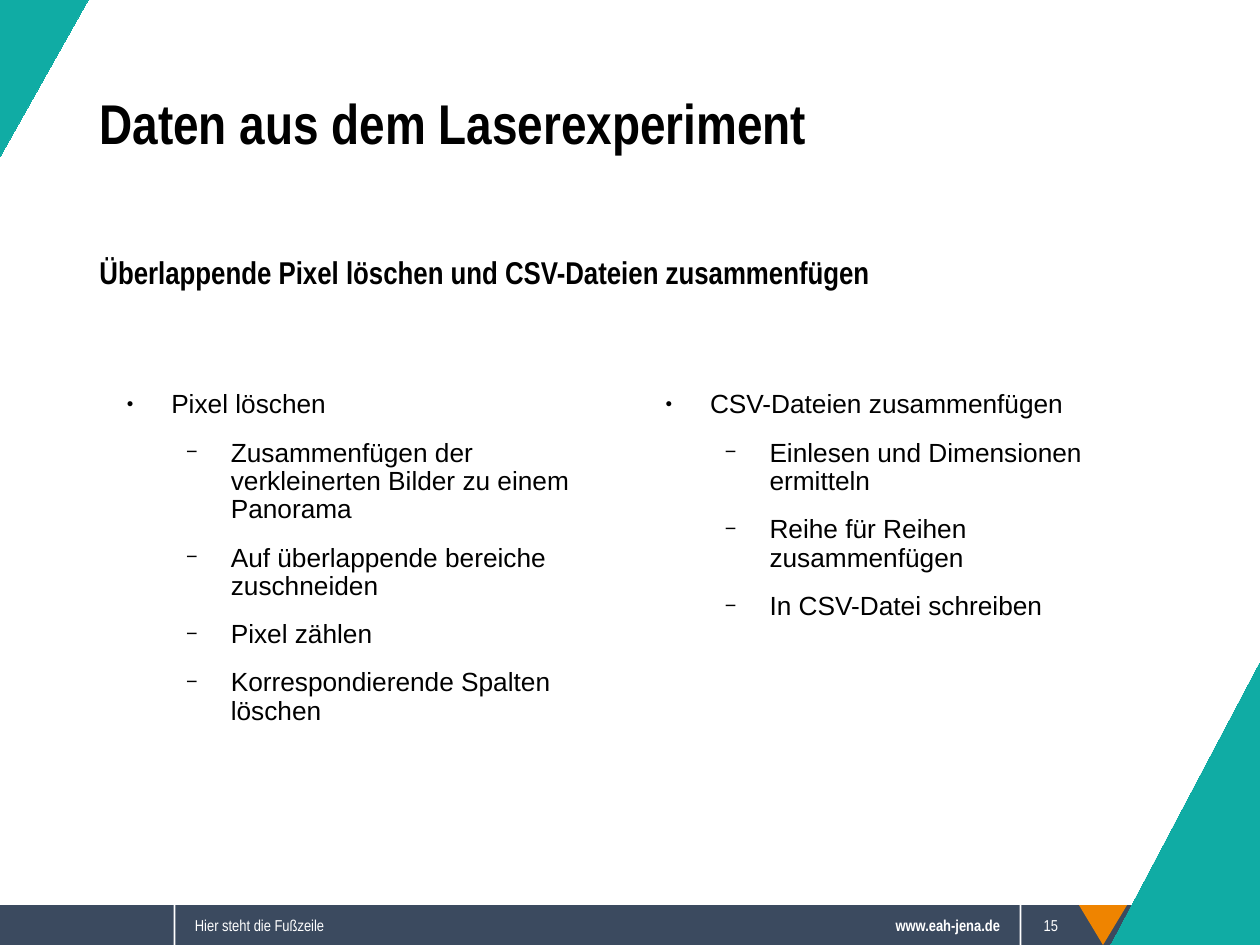
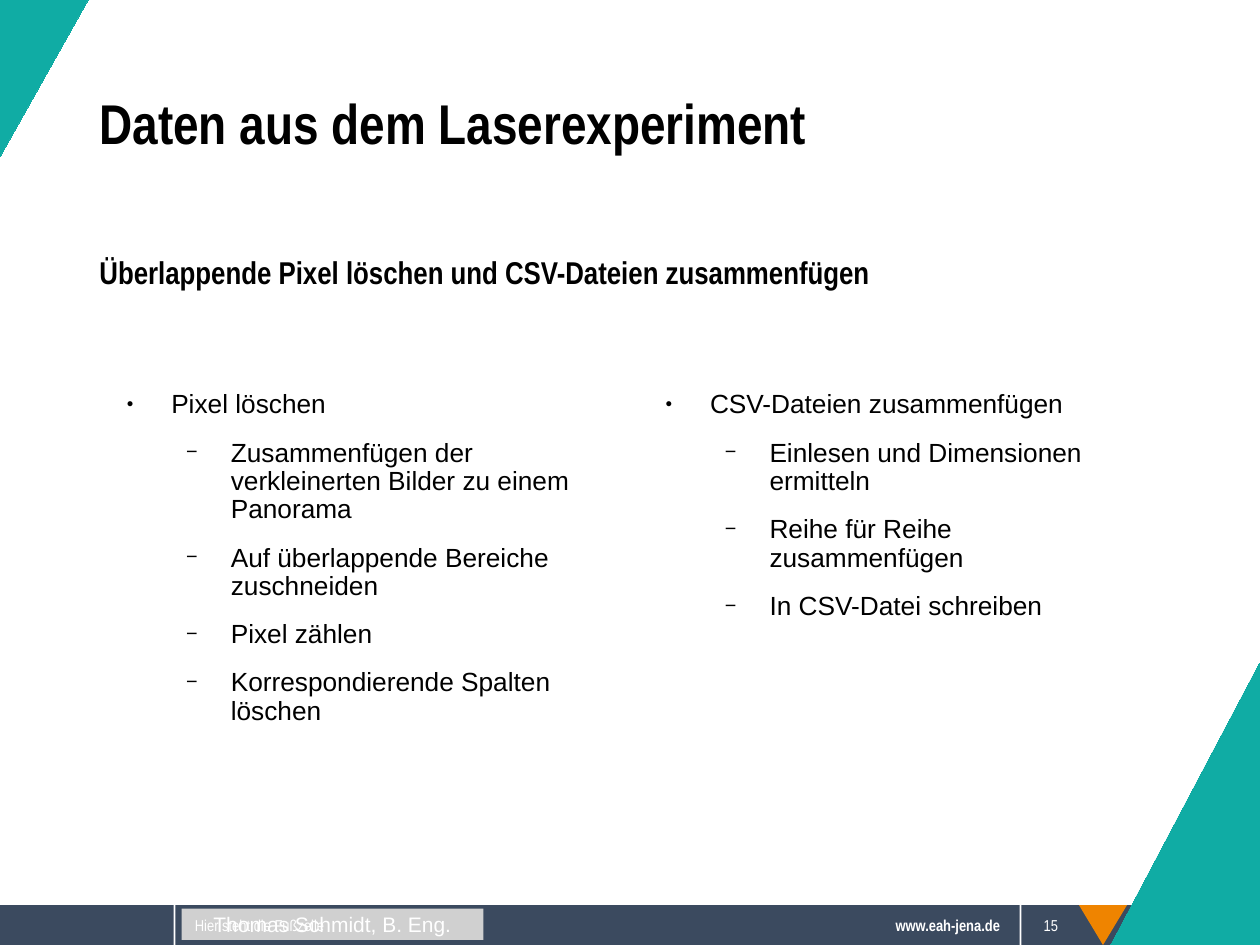
Before and after one commit to Sappy5053/Komplexpraktikum, a slide deck: slide 15 of Präsentation.odp. Drawn at 1260x945 pixels with LibreOffice and Linux fonts; fonts in the diff are those of the drawing; grey boxes stand for pictures; background and template pictures are left out. Boxes give left, top, right and bottom in pixels: in the first picture for what was removed or moved away, otherwise in the second. Text is boxed around its words. In the diff, an @@ line names an element or a change of style, - is before the commit and + after.

```diff
--- a/Präsentation.odp
+++ b/Präsentation.odp
@@ text at box(770, 519, 964, 572): text changed @@
-  − Reihe für Reihen zusammenfügen
+  − Reihe für Reihe zusammenfügen
@@ text at box(231, 548, 548, 596): text changed @@
-  − Auf überlappende bereiche zuschneiden
+  − Auf überlappende Bereiche zuschneiden
@@ picture added at box(181, 908, 484, 940), 12 pt, text #FFFFFF @@
+Thomas Schmidt, B. Eng.
```
Also in this commit, not shown: 15 other slides changed, 1 other file.
